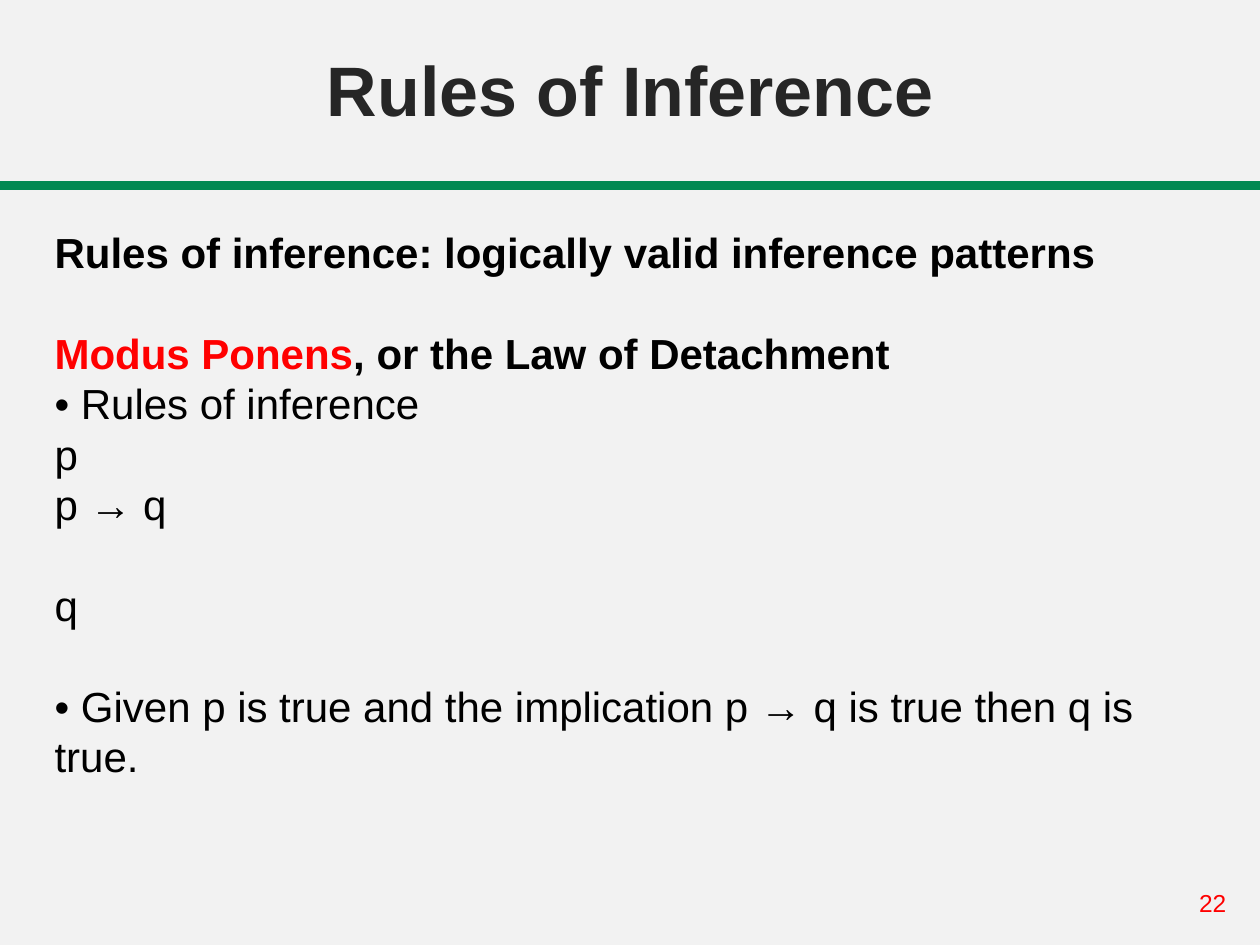
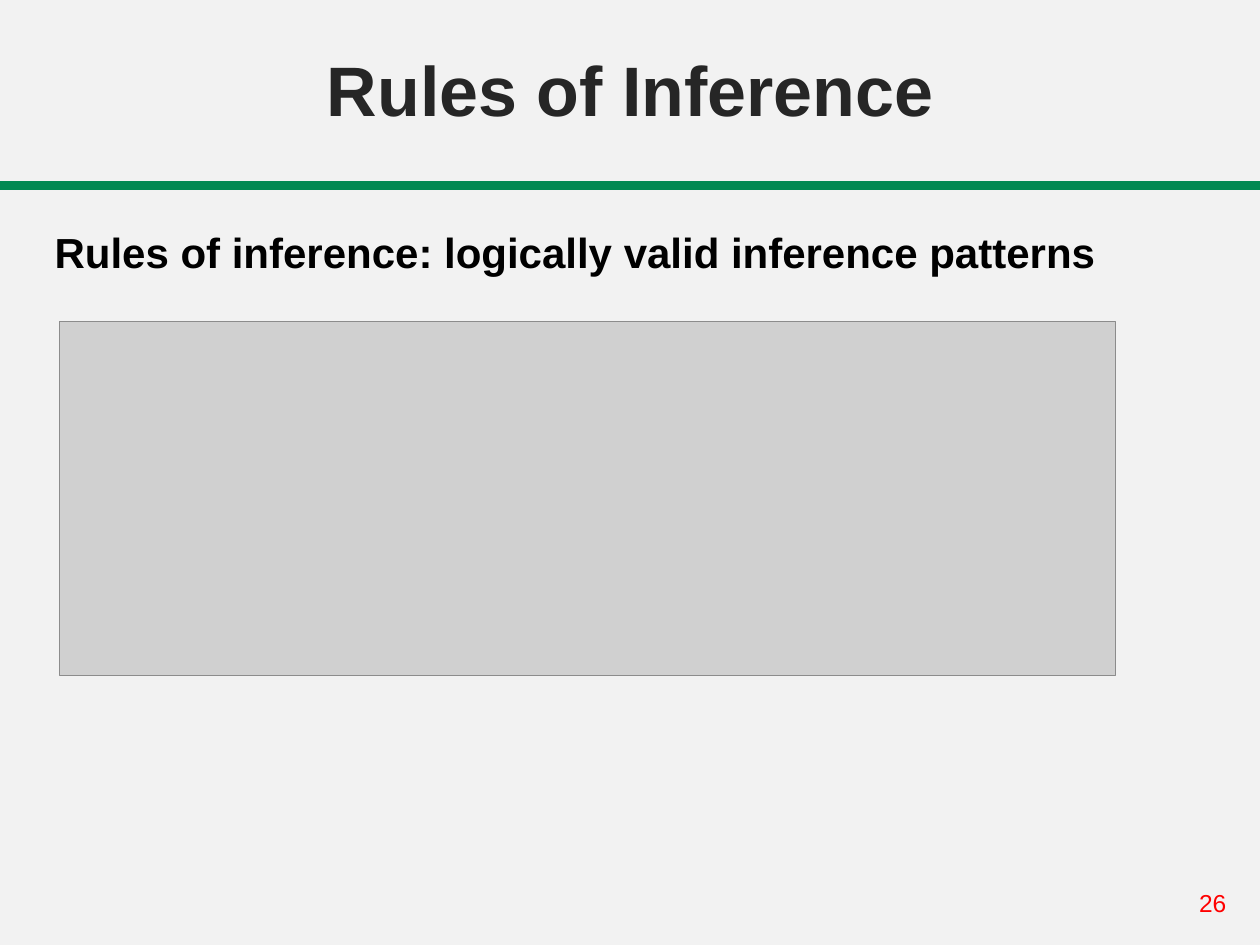
Before and after one commit to abrarhasan3/Green-Uni-All-Academic-Content, a slide deck: slide 26 of CSE 101 Discrete Mathematics/Lecture 05-08 Predicate Logic.pptx (slide 22 before the commit). Drawn at 1260x945 pixels with LibreOffice and Linux fonts; fonts in the diff are those of the drawing; grey boxes stand for pictures. Boxes give left, top, right and bottom in pixels: in the first picture for what was removed or moved away, otherwise in the second. Text is boxed around its words. In the diff, an @@ line names an element or a change of style, - is before the commit and + after.

Commit message:
Added ML

```diff
--- a/CSE 101 Discrete Mathematics/Lecture 05-08 Predicate Logic.pptx
+++ b/CSE 101 Discrete Mathematics/Lecture 05-08 Predicate Logic.pptx
@@ picture added at (59,321,1115,675) @@
@@ text at (55,338,1133,773): paragraphs removed @@
-Modus Ponens, or the Law of Detachment
-• Rules of inference
-p
-p → q
-q
-• Given p is true and the implication p → q is true then q is true.
@@ page number at (1199,895,1226,913): text changed @@
-22
+26
```
Also in this commit, not shown: 1 other slide changed, 8 slides added, 5 slides removed.
